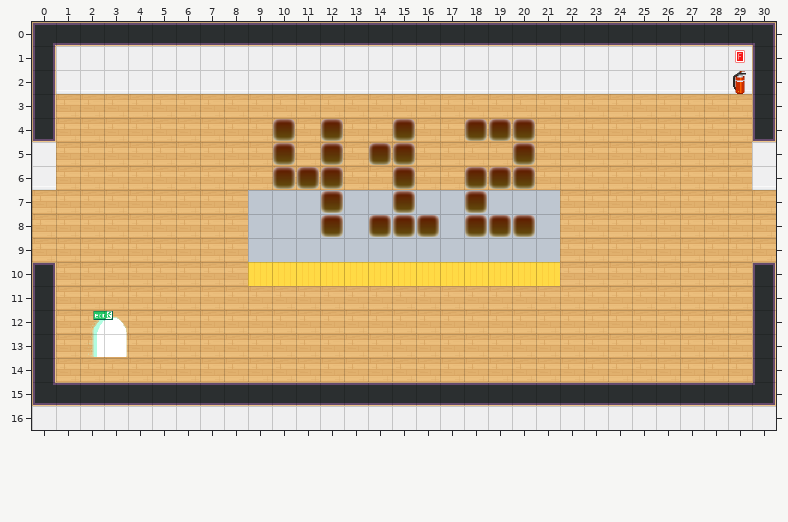
One commit to this Tiled map (JSON): dist/map/412.json. The picture above was drawn from the file before the commit.
Cells are 32x32 px. Shown: x 0..30, y 0..16.
The result:
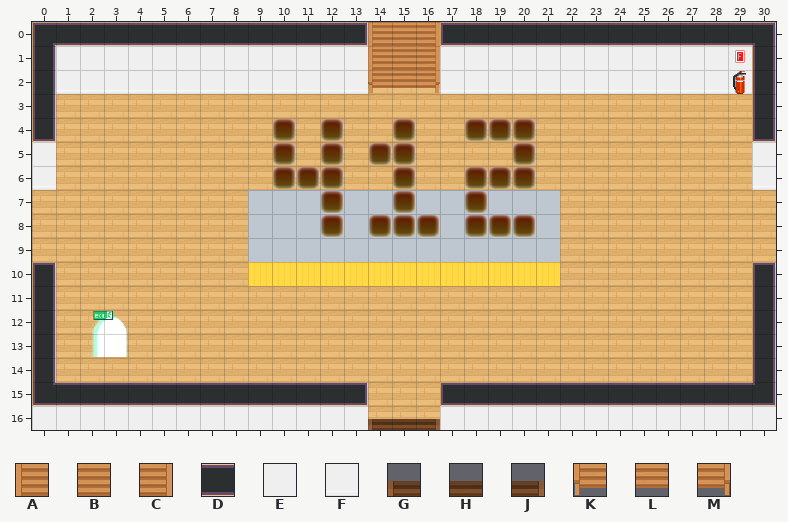
Key: from "tileset5_export": A 35, B 36, C 37, D 56, E 62, F 72, G 84, H 85, J 86, K 97, L 98, M 99.
_ is an empty cell.
Tiles of an added or newly shown layer are drawn over the layers below it.
Diff:
Layer "block-north" (now hidden):
The tile that lay hidden is removed in row 2 at x 14 to 16.
Layer "block-south" (now hidden):
The tile that lay hidden is removed in rows 15 to 16 at x 14 to 16.
Layer "door-south" (now hidden):
Tile D is removed in row 15 at x 13 to 17.
Tile E is removed in row 16 at x 14 to 16.
Layer "door-north" (now hidden):
Tile D is removed in row 0 at x 13 to 17.
Tile E is removed in row 1 at x 14 to 16.
Tile F is removed in row 2 at x 14 to 16.
Layer "Stairs" (added):
Tile A is added in rows 0 to 1 at x 14.
Tile B is added in rows 0 to 1 at x 15.
Tile C is added in rows 0 to 1 at x 16.
Tile G is added in row 16 at x 14.
Tile H is added in row 16 at x 15.
Tile J is added in row 16 at x 16.
Tile K is added in row 2 at x 14.
Tile L is added in row 2 at x 15.
Tile M is added in row 2 at x 16.
